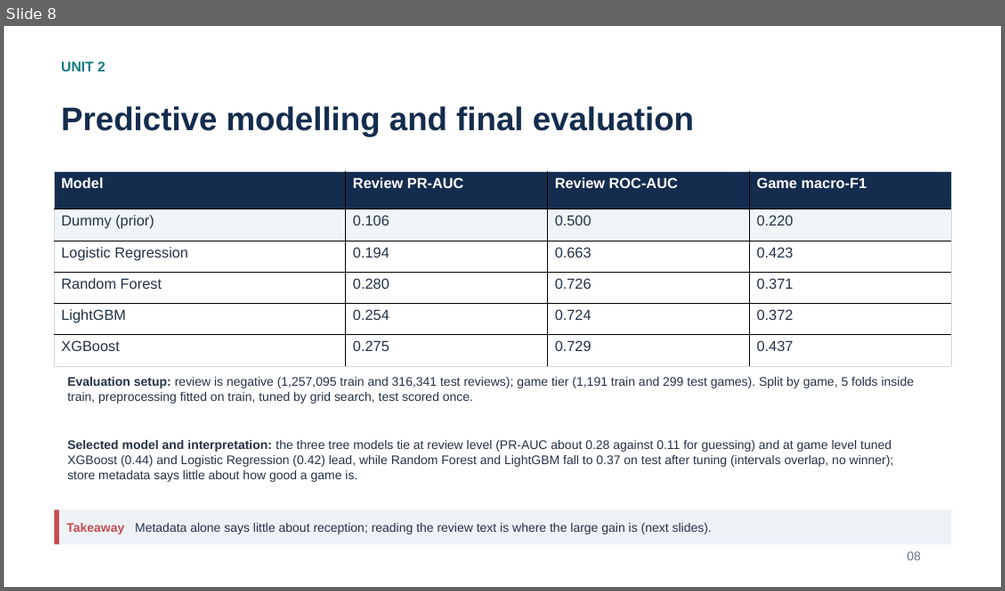
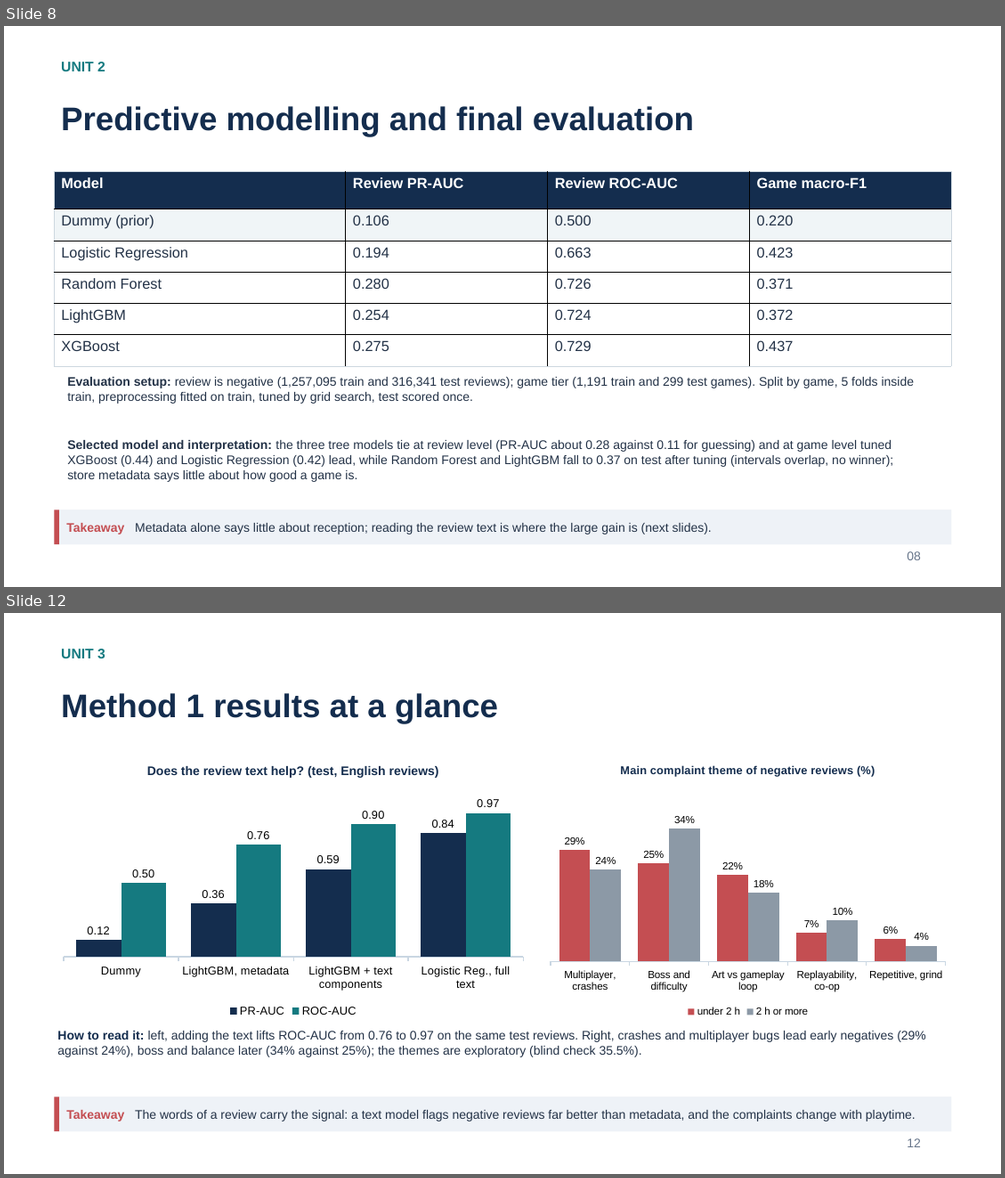
Before and after one commit to Shan713/IndieGuard, a slide deck: slides/review2.pptx. Shown one above the other, each under a label of ours: slide 8 before the commit, slides 8 and 12 after it; the slides between them are not shown. The pictures are 1005x591 and 1005x1178 pixels, drawn with LibreOffice and Linux fonts; fonts in the diff are those of the drawing. Boxes give left, top, right and bottom in pixels: in the first picture for what was removed or moved away, otherwise in the second. Text is boxed around its words. In the diff, an @@ line names an element or a change of style, - is before the commit and + after.

```diff
--- a/slides/review2.pptx
+++ b/slides/review2.pptx
@@ slide 12 added at <box>4,613,1001,1174</box>, background #FFFFFF @@
@@ text added at <box>61,649,105,658</box>, 13.5 pt, text #157A80, bold @@
+UNIT 3
@@ text added at <box>61,693,498,724</box>, 31.5 pt, text #142D4E, bold @@
+Method 1 results at a glance
@@ column chart added at <box>54,751,533,1021</box> @@
+title "Does the review text help? (test, English reviews)"
+categories: Dummy, LightGBM, metadata, LightGBM + text components, Logistic Reg., full text
+PR-AUC: 0.12, 0.36, 0.59, 0.84
+ROC-AUC: 0.5, 0.76, 0.9, 0.97
@@ column chart added at <box>542,751,954,1021</box> @@
+title "Main complaint theme of negative reviews (%)"
+categories: Multiplayer, crashes, Boss and difficulty, Art vs gameplay loop, Replayability, co-op, Repetitive, grind
+under 2 h: 29, 25, 22, 7, 6
+2 h or more: 24, 34, 18, 10, 4
@@ text added at <box>57,1030,926,1057</box>, 12 pt, text #233247 @@
+How to read it: left, adding the text lifts ROC-AUC from 0.76 to 0.97 on the same test reviews. Right, crashes and multiplayer bugs lead early negatives (29% against 24%), boss and balance later (34% against 25%); the themes are exploratory (blind check 35.5%).
@@ rectangle added at <box>54,1097,952,1131</box>, fill #EEF2F7 @@
@@ rectangle added at <box>54,1097,59,1131</box>, fill #C44E52 @@
@@ rectangle added at <box>59,1097,952,1131</box>, fill #EEF2F7, 12 pt, text #233247 @@
+Takeaway The words of a review carry the signal: a text model flags negative reviews far better than metadata, and the complaints change with playtime.
@@ text added at <box>906,1138,921,1147</box>, 12 pt, text #66758A @@
+12
```
Also in this commit, not shown: 9 slides changed, 2 other slides added, 1 other file.
